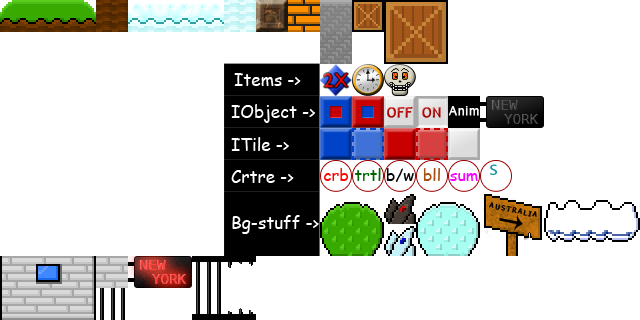
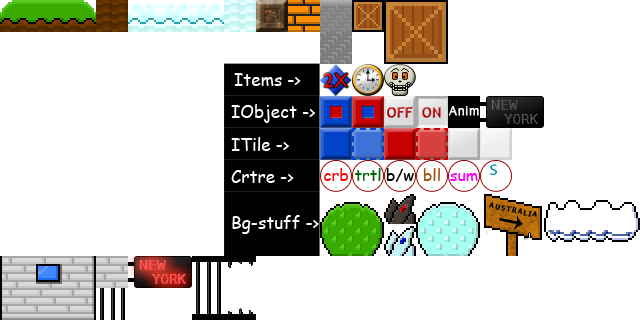
Two versions of the same layered image (640px x 320px). Layer-by-layer changes:
added layer "Layer 30 copy" (50%) above "Layer 30" over (480, 128, 512, 160)
